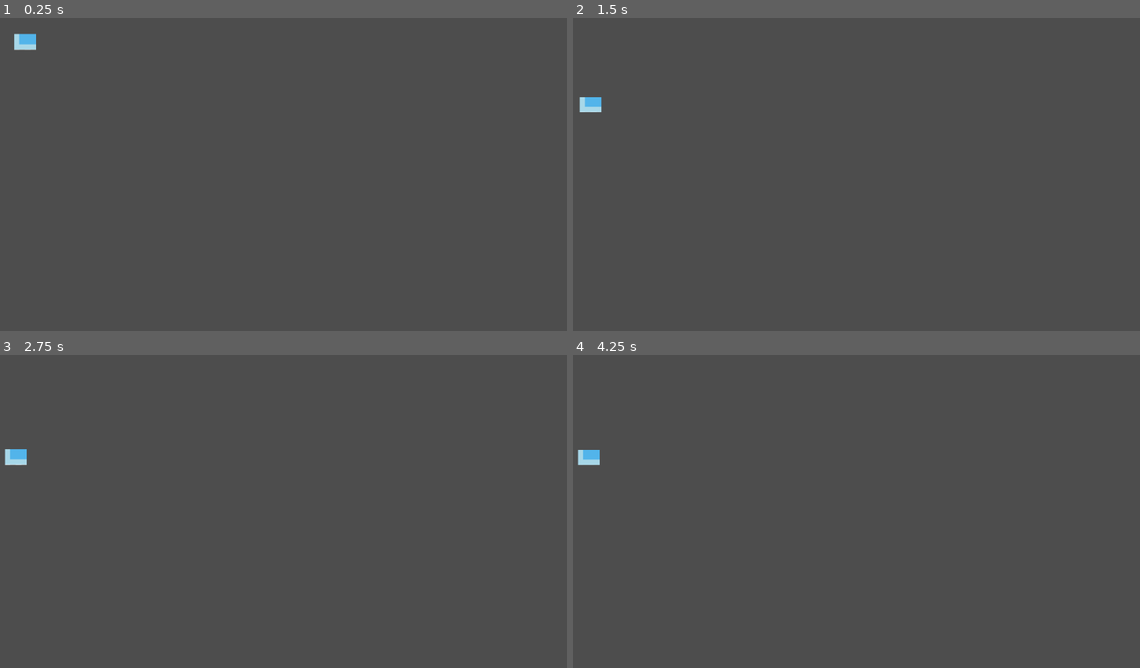
Above: before the commit, frames 1-4 (two rows, left to right).
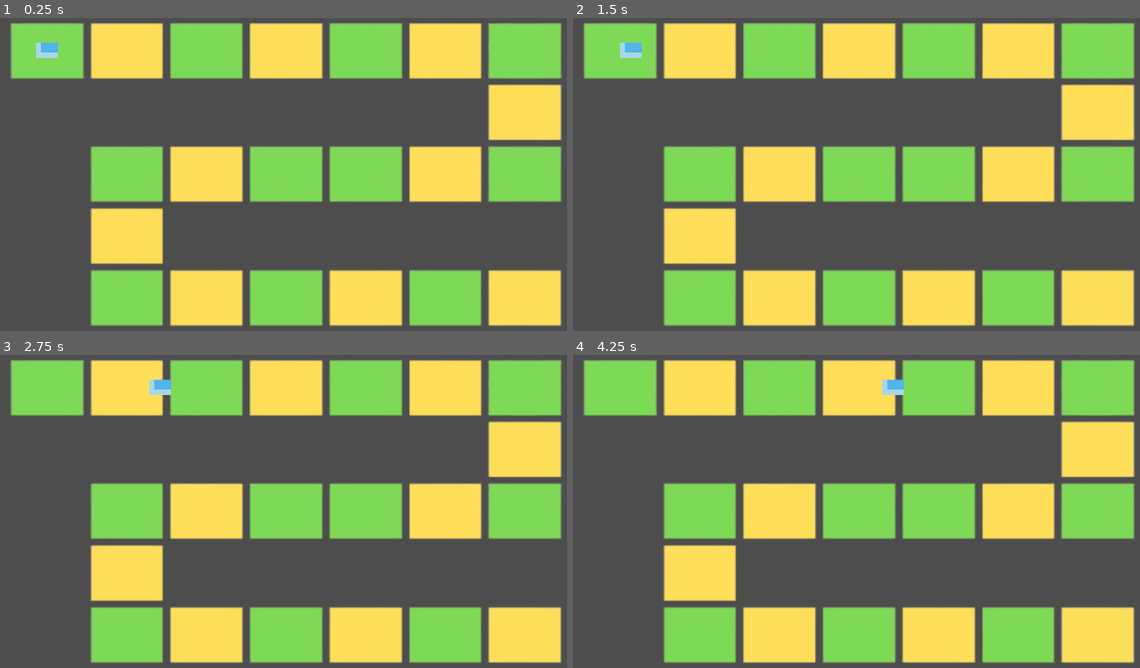
Above: after the commit, the same moments.

Repository: PGarg111/Anthem_project
Game: Godot game, scene res://node_2d.tscn
Two runs of this game, one before a commit and one after it. Both use one fixed random seed, a clock stepped at 60 frames per second and the inputs below.
Inputs:
- Up to frame 1 (0.25 s): no input
- Up to frame 2 (1.5 s): tap Enter at 0.5 s; hold Right 0.53-1.28 s; tap Space (start_game) at 0.6, 1.35 s; hold Down from 1.28 s (still down)
- Up to frame 3 (2.75 s): release Down at 2.03 s; hold Right from 2.03 s (still down); tap Alt at 2.1 s; tap Space (start_game) at 2.3 s
- Up to frame 4 (4.25 s): release Right at 2.78 s; hold Up 2.78-3.53 s; tap Shift at 2.85 s; tap Space (start_game) at 3.05, 3.6 s; hold Left from 3.53 s (still down)

The runs differ from the first frame. In frame 1, 49% of the frame differs, in the area x 1-100%, y 1-99%; in frame 2, 49%; in frame 3, 49%, in the area x 0-100%, y 1-99%; in frame 4, 49%.

Commit message:
added markers for movement

Diff:
--- a/anthem_project/Main.gd
+++ b/anthem_project/Main.gd
@@ -1,11 +1,18 @@
 extends Node2D
 
 @onready var game_piece : Sprite2D = $game_piece
-@onready var spot_two : Marker2D = $Spot2
+@export var game_spaces : Array[Node]
+var place : int = 0
+var number_of_spaces : int
 
+func _ready():
+	number_of_spaces = game_spaces.size()
 
 
 func _unhandled_input(event: InputEvent):
-	if Input.is_action_just_pressed("start_game"):
+	if Input.is_action_just_pressed("start_game") and place <= (number_of_spaces - 1):
 		var tween = create_tween()
-		tween.tween_property(game_piece, "position", spot_two.position, 1)
+		tween.tween_property(game_piece, "position", game_spaces[place].position, 1)
+		place += 1
+	elif place >= number_of_spaces:
+		print("Place is out of bounds")
--- a/anthem_project/node_2d.tscn
+++ b/anthem_project/node_2d.tscn
@@ -1,16 +1,47 @@
-[gd_scene load_steps=3 format=3 uid="uid://cvgejy3gkk04y"]
+[gd_scene load_steps=4 format=3 uid="uid://cvgejy3gkk04y"]
 
 [ext_resource type="Script" uid="uid://bit36b8ojp3gd" path="res://Main.gd" id="1_0e48y"]
+[ext_resource type="Texture2D" uid="uid://c60wfvwhb32ho" path="res://images/Untitled_design__10_-removebg-preview.png" id="2_0hol4"]
 [ext_resource type="Texture2D" uid="uid://dm750pn8u7y8p" path="res://images/Screenshot 2026-03-26 at 5.16.22 PM.png" id="2_epypp"]
 
-[node name="Node2D" type="Node2D"]
+[node name="Node2D" type="Node2D" node_paths=PackedStringArray("game_spaces")]
 script = ExtResource("1_0e48y")
+game_spaces = [NodePath("Start"), NodePath("SpotOne"), NodePath("SpotTwo"), NodePath("SpotThree"), NodePath("SpotFour"), NodePath("SpotFive"), NodePath("SpotSix")]
+
+[node name="board" type="Sprite2D" parent="."]
+position = Vector2(579, 325)
+scale = Vector2(1.89706, 1.59314)
+texture = ExtResource("2_0hol4")
 
 [node name="game_piece" type="Sprite2D" parent="."]
-position = Vector2(104, 81.75)
+position = Vector2(144, 97)
 scale = Vector2(0.606061, 0.537736)
 texture = ExtResource("2_epypp")
 
-[node name="Spot2" type="Marker2D" parent="."]
-position = Vector2(87, 226)
+[node name="Start" type="Marker2D" parent="."]
+position = Vector2(145, 97)
 gizmo_extents = 75.5
+
+[node name="SpotOne" type="Marker2D" parent="."]
+position = Vector2(291, 97)
+gizmo_extents = 75.5
+
+[node name="SpotTwo" type="Marker2D" parent="."]
+position = Vector2(439, 97)
+gizmo_extents = 75.5
+
+[node name="SpotThree" type="Marker2D" parent="."]
+position = Vector2(584, 97)
+gizmo_extents = 75.5
+
+[node name="SpotFour" type="Marker2D" parent="."]
+position = Vector2(728, 97)
+gizmo_extents = 75.5
+
+[node name="SpotFive" type="Marker2D" parent="."]
+position = Vector2(874, 98)
+gizmo_extents = 75.5
+
+[node name="SpotSix" type="Marker2D" parent="."]
+position = Vector2(1021, 99)
+gizmo_extents = 75.5
Binary file added: anthem_project/images/Untitled_design__10_-removebg-preview.png
Not shown, added: anthem_project/images/Untitled_design__10_-removebg-preview.png.import
Not shown, changed: anthem_project/.DS_Store
